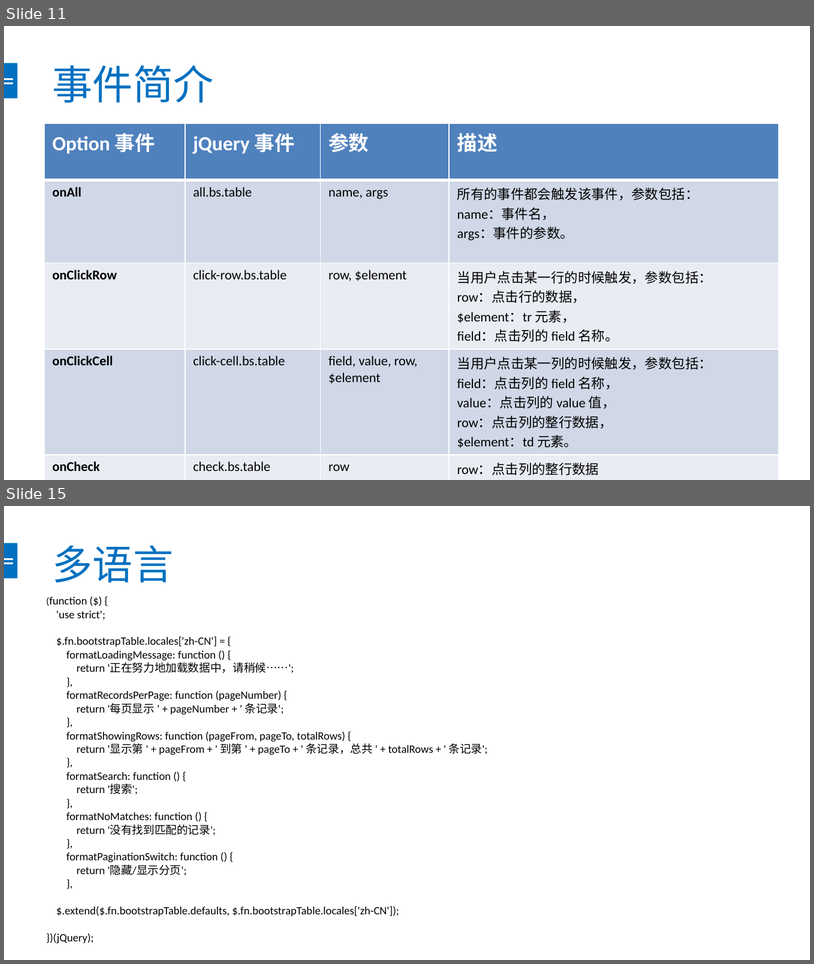
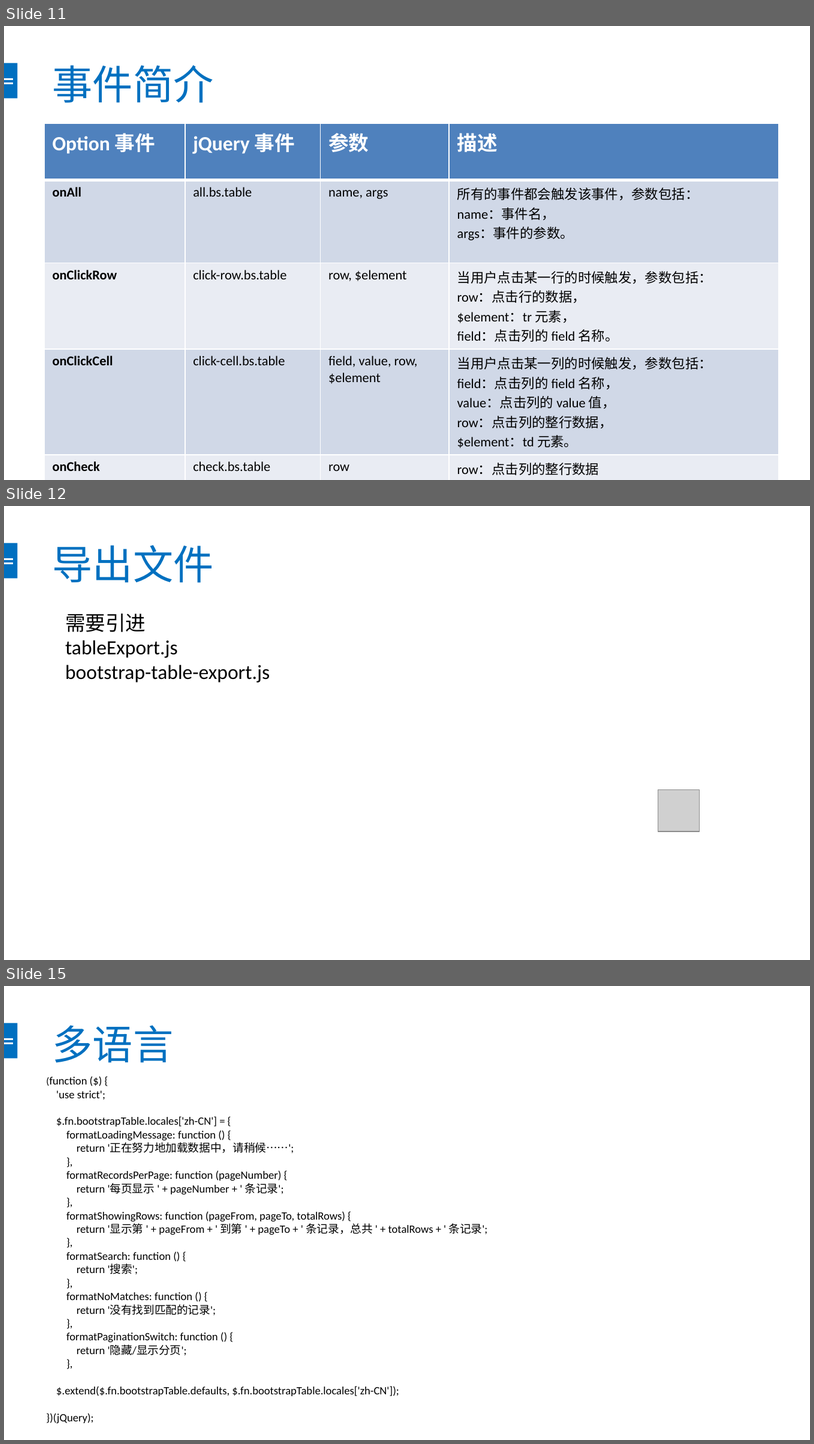
Before and after one commit to chendingguo/workspace, a slide deck: springboot-mybatis-master/bootstrap-table.pptx. Shown one above the other, each under a label of ours: slides 11 and 15 before the commit, slides 11, 12 and 15 after it; the slides between them are not shown. The pictures are 814x964 and 814x1444 pixels, drawn with LibreOffice and Linux fonts; fonts in the diff are those of the drawing; grey boxes stand for pictures. Boxes give left, top, right and bottom in pixels: in the first picture for what was removed or moved away, otherwise in the second. Text is boxed around its words. In the diff, an @@ line names an element or a change of style, - is before the commit and + after.

```diff
--- a/springboot-mybatis-master/bootstrap-table.pptx
+++ b/springboot-mybatis-master/bootstrap-table.pptx
@@ slide 12 added at [4,506,810,960], background #FFFFFF; not listed: 3 template elements that a slide beside it also shows @@
@@ title added at [53,545,214,583], 36 pt, text #0070C0 @@
+导出文件
@@ text added at [65,613,270,682], 18 pt, text #000000 @@
+需要引进
+tableExport.js
+bootstrap-table-export.js
@@ picture added at [658,790,700,832] @@
```
Also in this commit, not shown: 2 other slides added, 3 slides removed, 4 other files.
